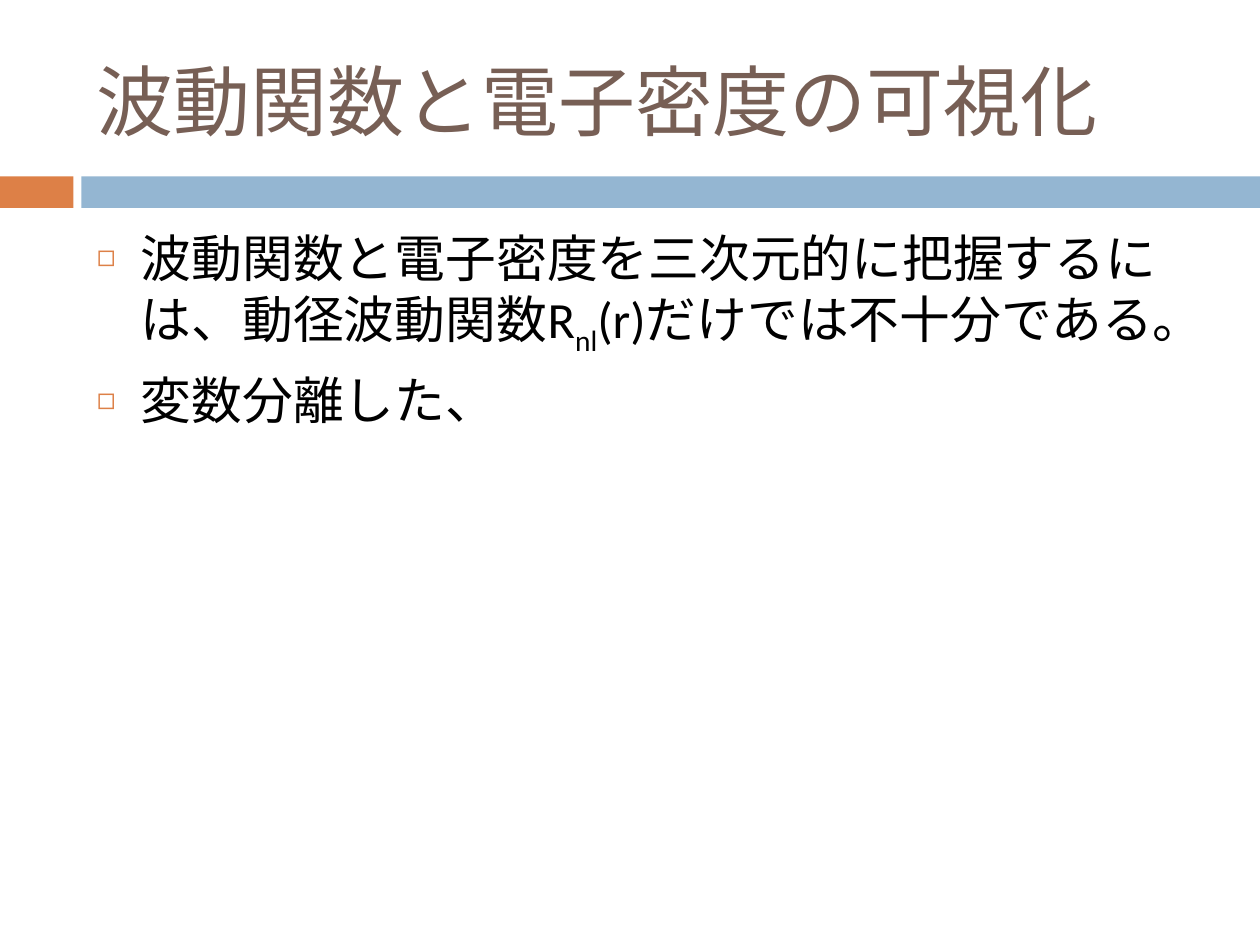
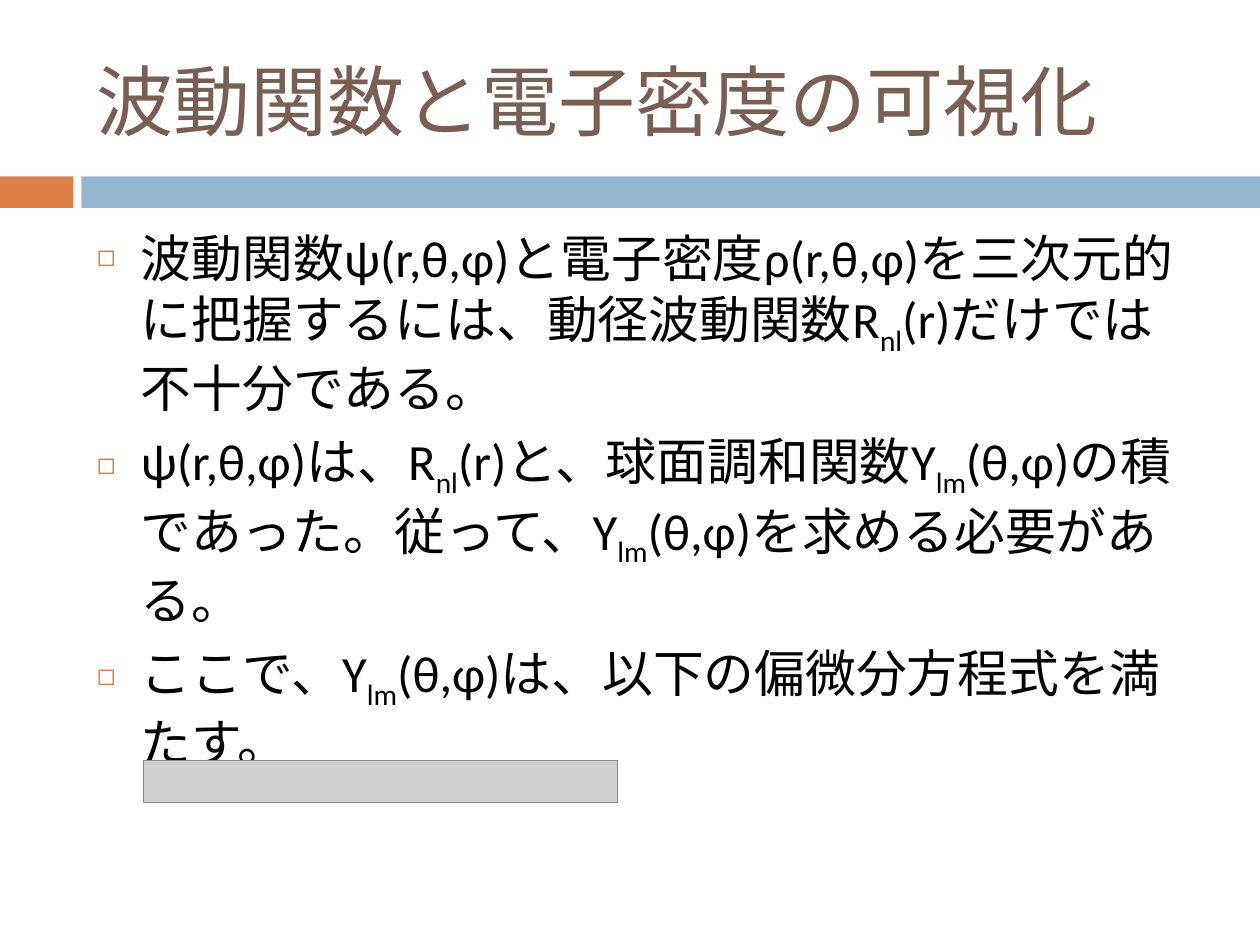
Before and after one commit to dc1394/fukui_sono3, a slide deck: slide 7 of 福井技術者の集い その3 発表資料スライド.pptx (slide 6 before the commit). Drawn at 1260x945 pixels with LibreOffice and Linux fonts; fonts in the diff are those of the drawing; grey boxes stand for pictures. Boxes give left, top, right and bottom in pixels: in the first picture for what was removed or moved away, otherwise in the second. Text is boxed around its words. In the diff, an @@ line names an element or a change of style, - is before the commit and + after.

```diff
--- a/福井技術者の集い その3 発表資料スライド.pptx
+++ b/福井技術者の集い その3 発表資料スライド.pptx
@@ text at [141, 234, 1173, 774]: text changed @@
-◻ 波動関数と電子密度を三次元的に把握するには、動径波動関数Rnl(r)だけでは不十分である。
-◻ 変数分離した、
+◻ 波動関数ψ(r,θ,φ)と電子密度ρ(r,θ,φ)を三次元的に把握するには、動径波動関数Rnl(r)だけでは不十分である。
+◻ ψ(r,θ,φ)は、Rnl(r)と、球面調和関数Ylm(θ,φ)の積であった。従って、Ylm(θ,φ)を求める必要がある。
+◻ ここで、Ylm(θ,φ)は、以下の偏微分方程式を満たす。
@@ picture added at [144, 760, 617, 801] @@
```
Also in this commit, not shown: 5 other slides changed, 2 slides added, 2 other files.
